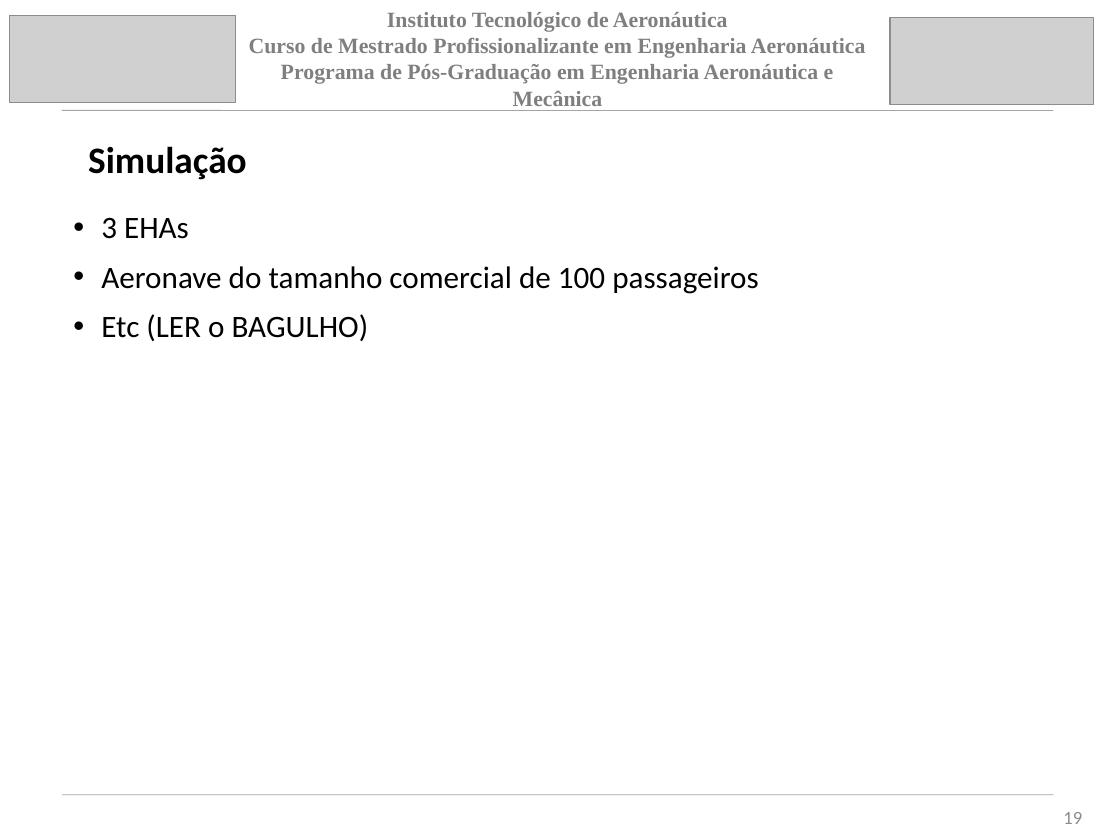
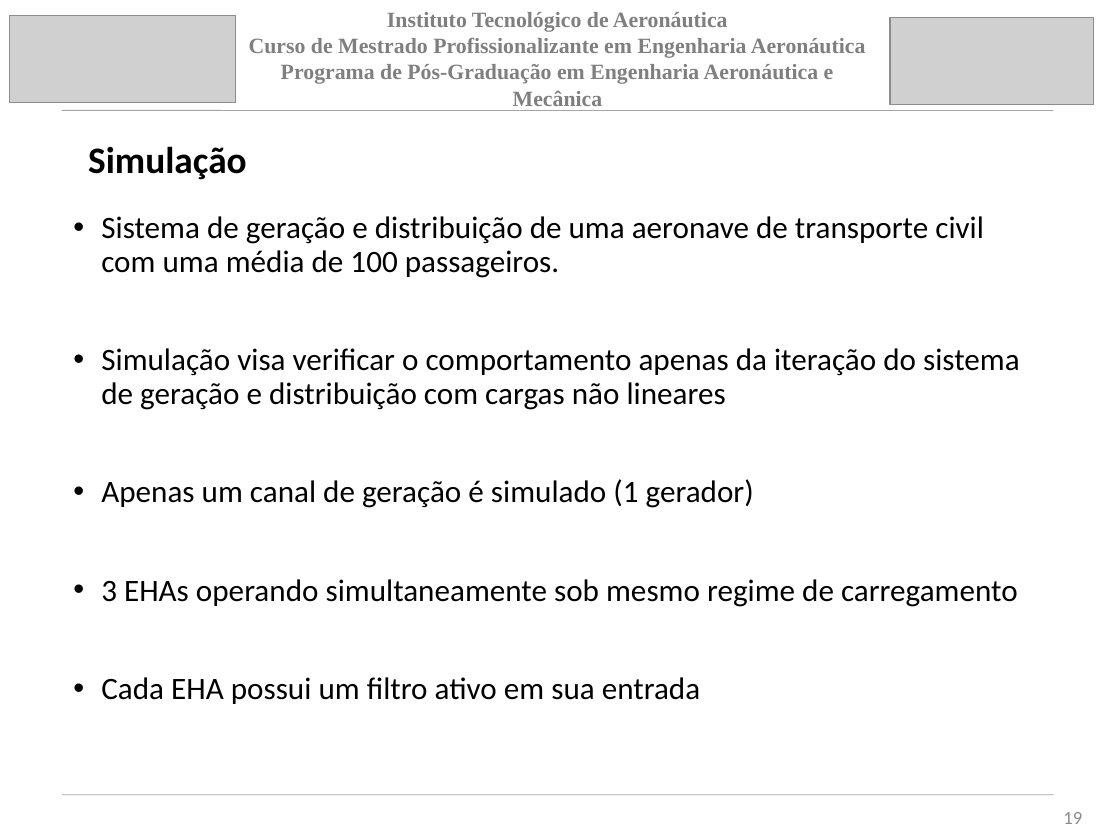
Before and after one commit to jpsoliv/MestradoJPSO, a slide deck: slide 19 of Apresentação/Apresentação_baixo_nive_V1.pptx. Drawn at 1120x840 pixels with LibreOffice and Linux fonts; fonts in the diff are those of the drawing; grey boxes stand for pictures. Boxes give left, top, right and bottom in pixels: in the first picture for what was removed or moved away, otherwise in the second. Text is boxed around its words. In the diff, an @@ line names an element or a change of style, - is before the commit and + after.

```diff
--- a/Apresentação/Apresentação_baixo_nive_V1.pptx
+++ b/Apresentação/Apresentação_baixo_nive_V1.pptx
@@ text at <box>101,216,1020,704</box>: text changed @@
-• 3 EHAs
-• Aeronave do tamanho comercial de 100 passageiros
-• Etc (LER o BAGULHO)
+• Sistema de geração e distribuição de uma aeronave de transporte civil com uma média de 100 passageiros.
+• Simulação visa verificar o comportamento apenas da iteração do sistema de geração e distribuição com cargas não lineares
+• Apenas um canal de geração é simulado (1 gerador)
+• 3 EHAs operando simultaneamente sob mesmo regime de carregamento
+• Cada EHA possui um filtro ativo em sua entrada
```
Also in this commit, not shown: 7 other slides changed, 1 other file.
